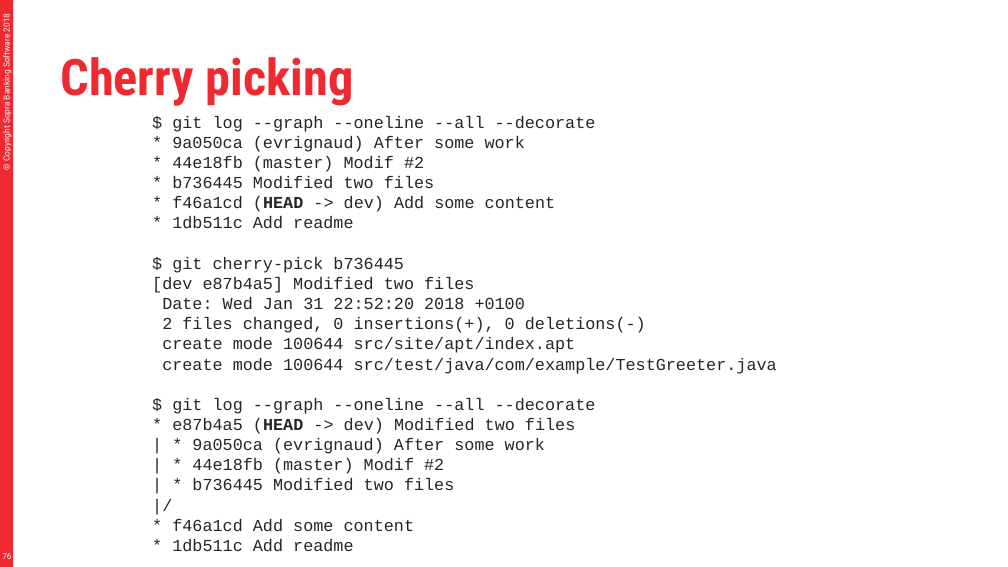
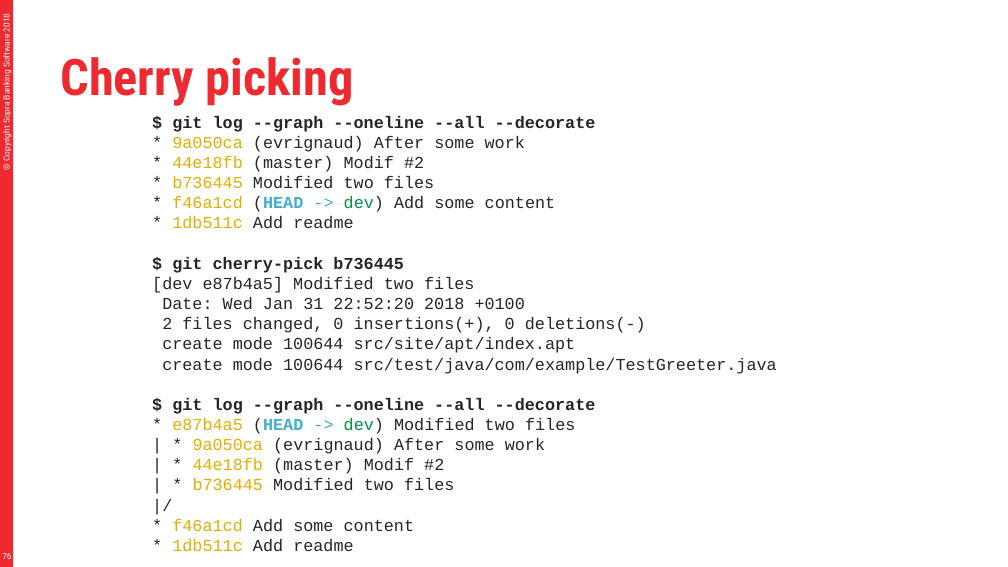
Before and after one commit to divesh979/murari, a slide deck: slide 76 of material/Git.pptx. Drawn at 1008x567 pixels with LibreOffice and Linux fonts; fonts in the diff are those of the drawing. Boxes give left, top, right and bottom in pixels: in the first picture for what was removed or moved away, otherwise in the second. Text is boxed around its words. In the diff, an @@ line names an element or a change of style, - is before the commit and + after.

Commit message:
Update material after training

```diff
--- a/material/Git.pptx
+++ b/material/Git.pptx
@@ text at bbox=[172, 116, 596, 552]: bold on in "$ git log --graph --oneline --all --decorate", "$ git cherry-pick b736445", "$ git log --graph --oneline --all --decorate"; text colour #262626 to #E6AF00 in "9a050ca", "44e18fb", "b736445", "f46a1cd" and 7 more places; text colour #262626 to #3EAFCE in "(HEAD ->", "(HEAD ->"; text colour #262626 to #009242 in "dev)", "dev)" @@
```
Also in this commit, not shown: 13 other slides changed, 2 other files.
